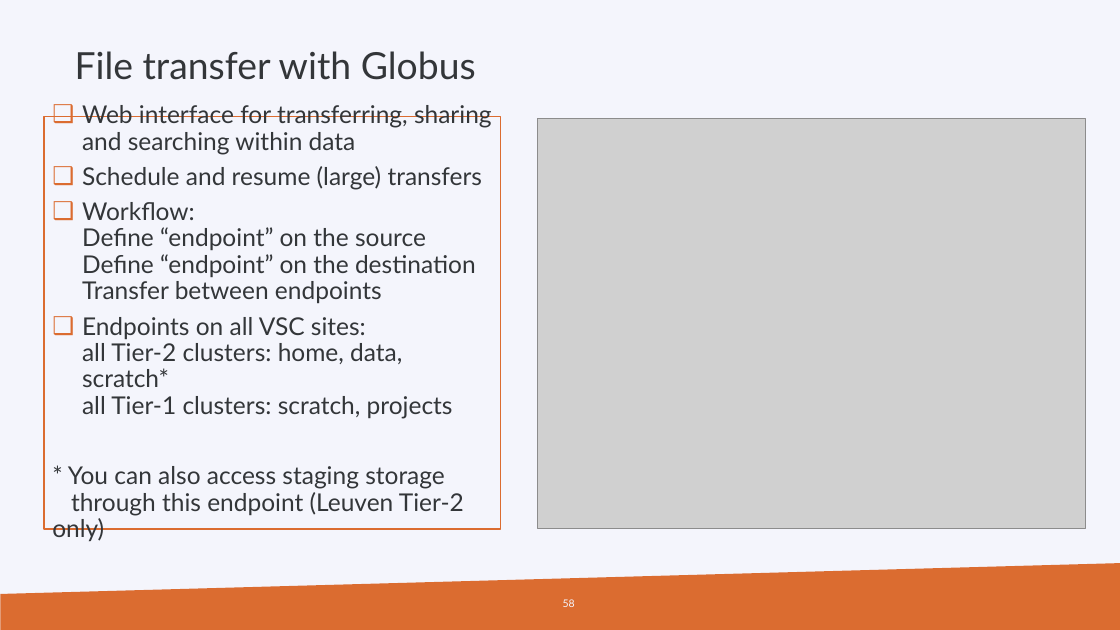
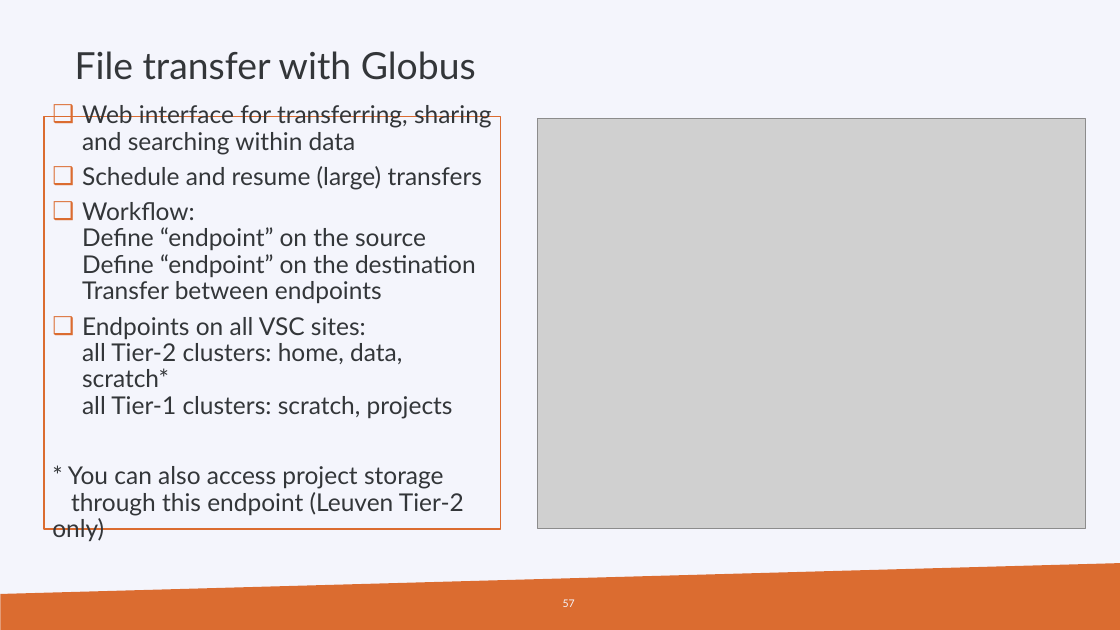
Before and after one commit to hpcleuven/HPC-intro, a slide deck: slide 57 of HPCintro.pptx (slide 58 before the commit). Drawn at 1120x630 pixels with LibreOffice and Linux fonts; fonts in the diff are those of the drawing; grey boxes stand for pictures; background and template pictures are left out. Boxes give left, top, right and bottom in pixels: in the first picture for what was removed or moved away, otherwise in the second. Text is boxed around its words. In the diff, an @@ line names an element or a change of style, - is before the commit and + after.

```diff
--- a/HPCintro.pptx
+++ b/HPCintro.pptx
@@ text in rectangle at [52, 466, 464, 541]: text changed @@
-* You can also access staging storage
-through this endpoint (Leuven Tier-2 only)
+* You can also access project storage
+through this endpoint (Leuven Tier-2 only)
@@ page number at [563, 599, 575, 607]: text changed @@
-58
+57
```
Also in this commit, not shown: 14 other slides changed, 1 slide added, 2 slides removed.
